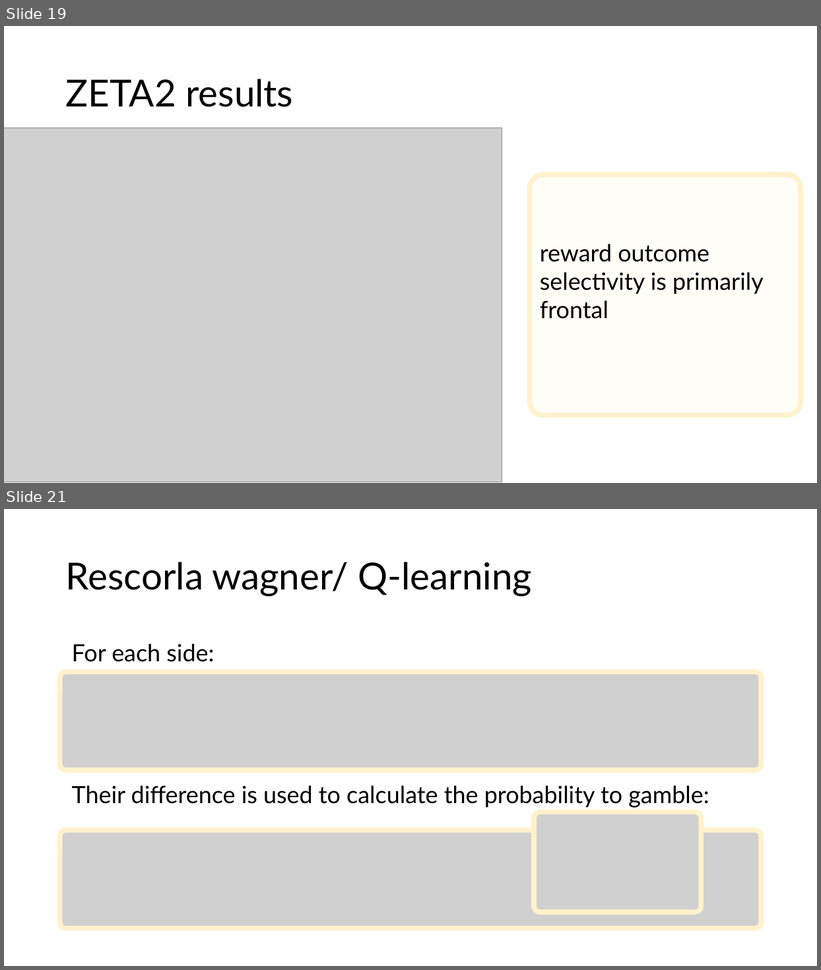
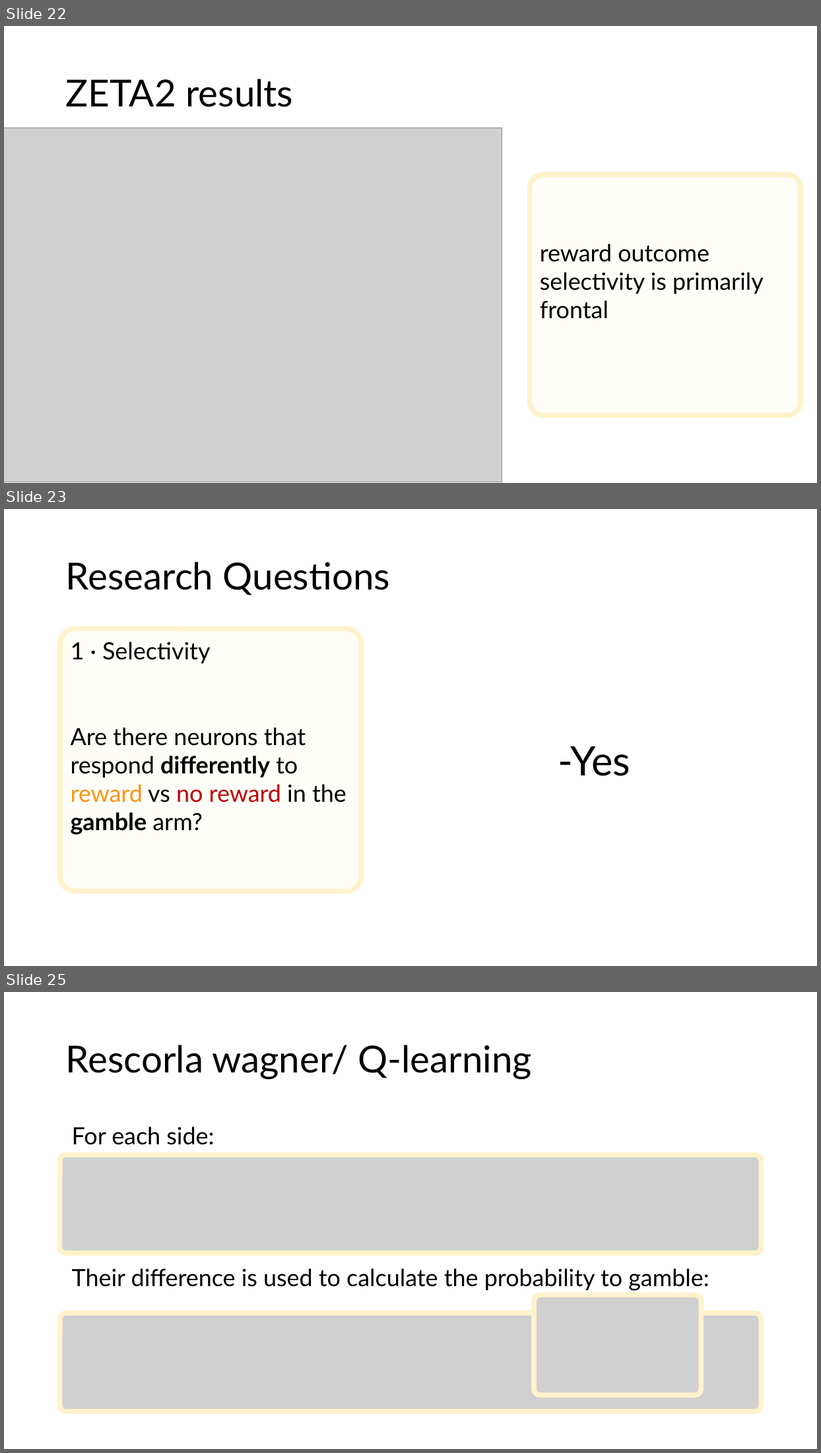
Before and after one commit to trNk27/Human_Data_Exploration, a slide deck: presentation/Prototype.pptx. Shown one above the other, each under a label of ours: slides 19 and 21 before the commit, slides 22, 23 and 25 after it; the slides between them are not shown. The pictures are 821x970 and 821x1453 pixels, drawn with LibreOffice and Linux fonts; fonts in the diff are those of the drawing; grey boxes stand for pictures; background and template pictures are left out. Boxes give left, top, right and bottom in pixels: in the first picture for what was removed or moved away, otherwise in the second. Text is boxed around its words. In the diff, an @@ line names an element or a change of style, - is before the commit and + after.

```diff
--- a/presentation/Prototype.pptx
+++ b/presentation/Prototype.pptx
@@ slide 23 added at box(4, 509, 817, 966), background picture (left out) @@
@@ title added at box(66, 562, 390, 595), 44 pt, text #000000 @@
+Research Questions
@@ rounded rectangle added at box(60, 628, 362, 891), fill #FFFDF7, outline #FFF2CC 6 pt, 28 pt, text #000000 @@
+1 · Selectivity
+Are there neurons that respond differently to reward vs no reward in the gamble arm?
@@ text added at box(558, 747, 631, 776), 48 pt, text #000000 @@
+-Yes
@@ what was slide 19 is now slide 22 @@
@@ what was slide 21 is now slide 25 @@
```
Also in this commit, not shown: 5 slides changed, 4 other slides added, 1 slide removed, 2 other files.
